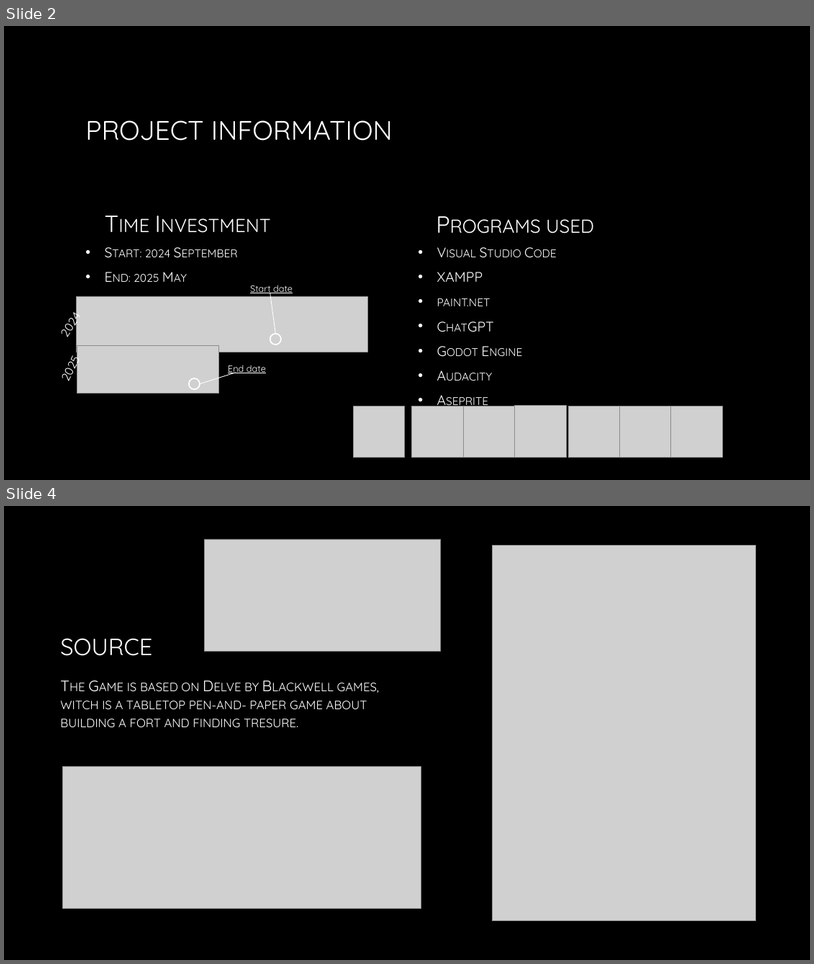
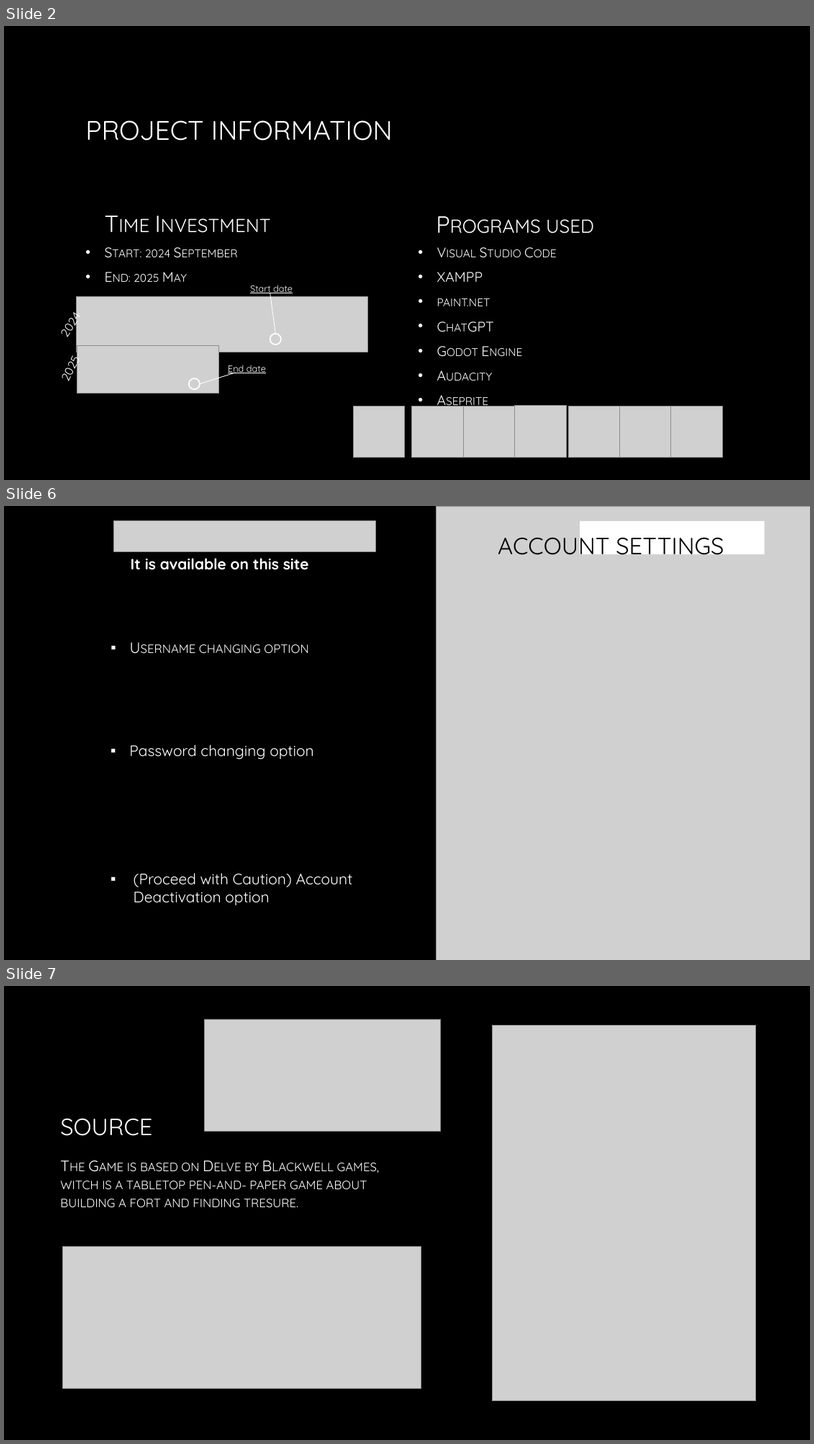
Before and after one commit to szaboxhead/End-of-year-project, a slide deck: Presentation.pptx. Shown one above the other, each under a label of ours: slides 2 and 4 before the commit, slides 2, 6 and 7 after it; the slides between them are not shown. The pictures are 814x964 and 814x1444 pixels, drawn with LibreOffice and Linux fonts; fonts in the diff are those of the drawing; grey boxes stand for pictures; background and template pictures are left out. Boxes give left, top, right and bottom in pixels: in the first picture for what was removed or moved away, otherwise in the second. Text is boxed around its words. In the diff, an @@ line names an element or a change of style, - is before the commit and + after.

```diff
--- a/Presentation.pptx
+++ b/Presentation.pptx
@@ slide 6 added at (x1=4, y1=506, x2=810, y2=960), background picture (left out) @@
@@ picture added at (x1=113, y1=521, x2=376, y2=552) @@
@@ picture added at (x1=437, y1=506, x2=810, y2=960) @@
@@ rectangle added at (x1=581, y1=521, x2=765, y2=554), fill #FFFFFF @@
@@ title added at (x1=498, y1=530, x2=724, y2=561), 28 pt, text #000000 @@
+ACCOUNT SETTINGS
@@ text added at (x1=131, y1=558, x2=309, y2=570), 18 pt, text #FFFFFF, bold @@
+It is available on this site
@@ text added at (x1=199, y1=644, x2=309, y2=653), 18 pt, text gradient #FFFFFF to #BFBFBF, small capitals @@
+▪ Username changing option
@@ text added at (x1=129, y1=744, x2=314, y2=759), 18 pt, text #FFFFFF @@
+▪ Password changing option
@@ text added at (x1=134, y1=872, x2=353, y2=905), 18 pt, text #FFFFFF @@
+▪ (Proceed with Caution) Account Deactivation option
@@ what was slide 4 is now slide 7 @@
```
Also in this commit, not shown: 3 other slides added, 1 slide removed.
